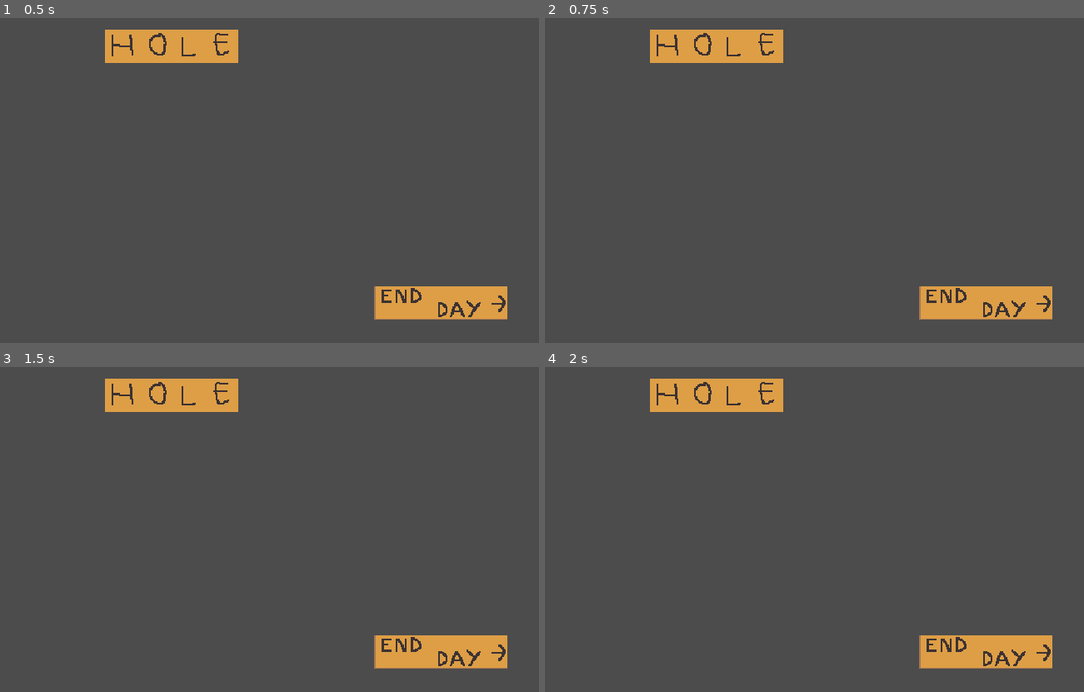
Above: before the commit, frames 1-4 (two rows, left to right).
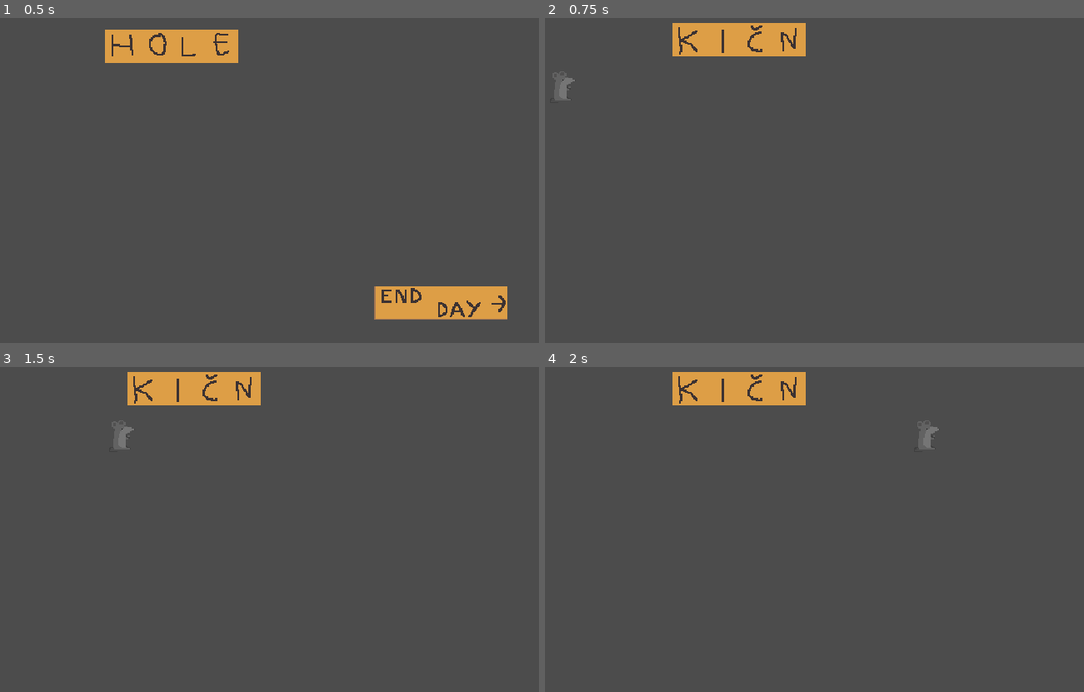
Above: after the commit, the same moments.

Repository: dudekekic/mouse_hole
Game: Godot game, scene res://src/Home.tscn
Same seed, same stepped clock (60 frames per second), same inputs: the game is played once before the commit and once after it. The project has no main scene, so this scene is started directly.
Inputs (mouse positions are in pixels of both pictures, inside the frame that each line leads up to):
- Up to frame 1 (0.5 s): no input
- Up to frame 2 (0.75 s): click (986, 300) at 0.52 s
- Up to frame 3 (1.5 s): tap Enter at 1.25 s; hold Right (ui_right) from 1.28 s (still down); hold Shift (ui_sprint, bound only after the commit) from 1.28 s (still down)
- Up to frame 4 (2 s): keep holding Right (ui_right); keep holding Shift (ui_sprint, bound only after the commit)

Frame 1 is identical in both runs. In frame 2, 4.7% of the frame differs, in the area x 2-95%, y 1-93%; in frame 3, 4.7%; in frame 4, 4.7%.

Commit message:
Na gumb btnEndDay iz scene misja rupa prebacuje se na scenu kuhinje. PC sada moze hodati i sprintati po nivou kuhinje. #6 #8

Diff:
--- a/project.godot
+++ b/project.godot
@@ -54,6 +54,14 @@
 "svg/scale": 1.0
 }
 
+[input]
+
+ui_sprint={
+"deadzone": 0.5,
+"events": [ Object(InputEventKey,"resource_local_to_scene":false,"resource_name":"","device":0,"alt":false,"shift":false,"control":false,"meta":false,"command":false,"pressed":false,"scancode":16777237,"unicode":0,"echo":false,"script":null)
+ ]
+}
+
 [rendering]
 
 environment/default_environment="res://default_env.tres"
--- /dev/null
+++ b/src/End_day.gd
@@ -0,0 +1,4 @@
+extends Control
+
+func _on_btnEndDay_pressed():
+	get_tree().change_scene("res://src/levels/Kuhinja_main.tscn")
--- a/src/Home.tscn
+++ b/src/Home.tscn
@@ -1,7 +1,8 @@
-[gd_scene load_steps=3 format=2]
+[gd_scene load_steps=4 format=2]
 
 [ext_resource path="res://assets/stand-in/end_day_tipka.png" type="Texture" id=1]
 [ext_resource path="res://assets/stand-in/rupa_label.png" type="Texture" id=2]
+[ext_resource path="res://src/End_day.gd" type="Script" id=3]
 
 [node name="Home" type="Node2D"]
 
@@ -12,11 +13,12 @@
 [node name="end_day" type="Control" parent="."]
 margin_right = 40.0
 margin_bottom = 40.0
+script = ExtResource( 3 )
 __meta__ = {
 "_edit_use_anchors_": false
 }
 
-[node name="end_day_tipka" type="TextureButton" parent="end_day"]
+[node name="btnEndDay" type="TextureButton" parent="end_day"]
 margin_left = 481.926
 margin_top = 294.527
 margin_right = 609.926
@@ -25,3 +27,4 @@
 __meta__ = {
 "_edit_use_anchors_": false
 }
+[connection signal="pressed" from="end_day/btnEndDay" to="end_day" method="_on_btnEndDay_pressed"]
--- a/src/actors/Player.gd
+++ b/src/actors/Player.gd
@@ -1,5 +1,22 @@
 extends Actor
 
+const WALK_SPEED = 250
+const SPRINT_SPEED = 500
+const FRICTION = 100
+var velocity = Vector2.ZERO
 
-func _ready():
-	pass # Replace with function body.
+func _physics_process(delta):
+	var inputVector = Vector2.ZERO
+	inputVector.x = Input.get_action_strength("ui_right") - Input.get_action_strength("ui_left")
+	inputVector.y = Input.get_action_strength("ui_down") - Input.get_action_strength("ui_up")
+
+	if inputVector != Vector2.ZERO:
+		velocity = inputVector.normalized() * delta
+	else:
+		#velocity = Vector2.ZERO
+		velocity = velocity.move_toward(Vector2.ZERO, FRICTION * delta)
+
+	if Input.is_action_pressed("ui_sprint"):
+		move_and_collide(velocity * SPRINT_SPEED)
+	else:
+		move_and_collide(velocity * WALK_SPEED)
